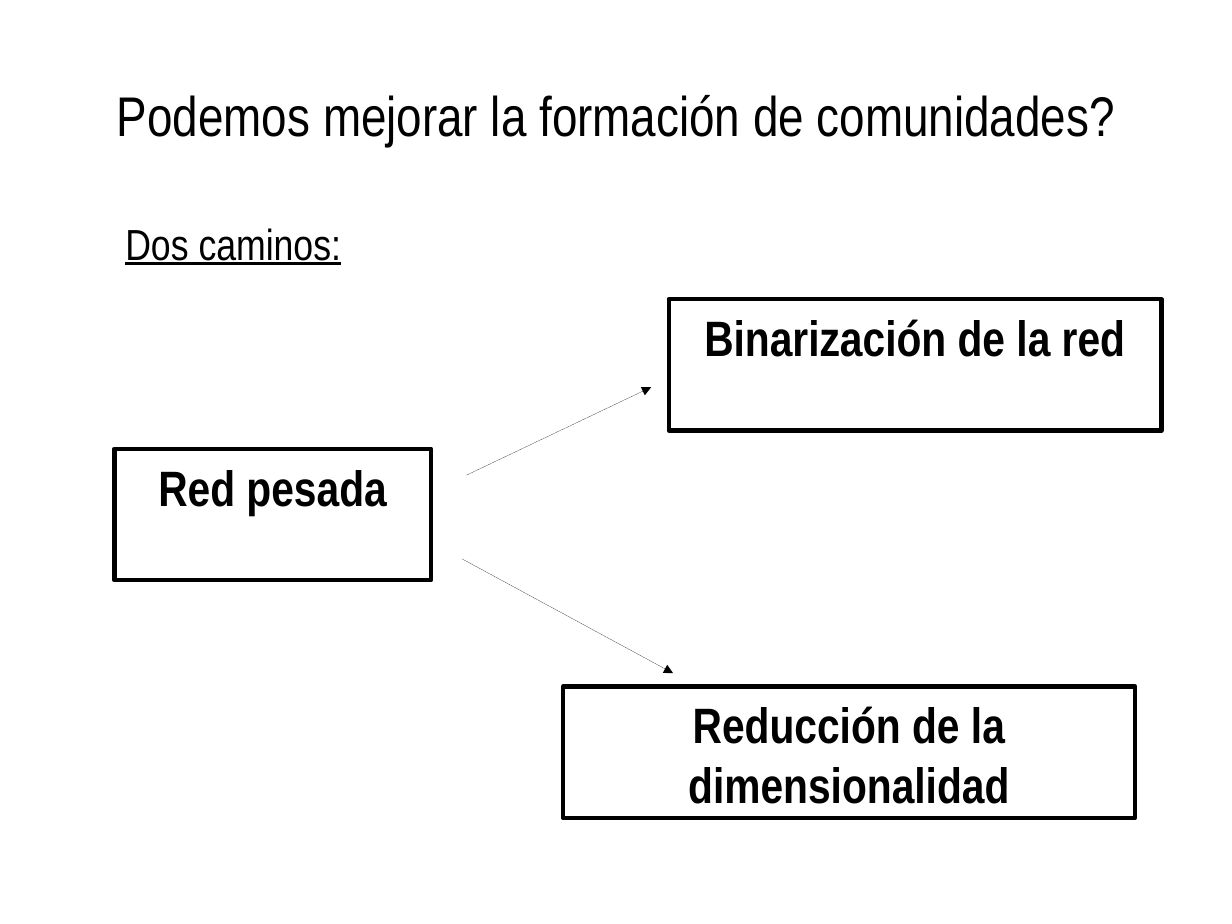
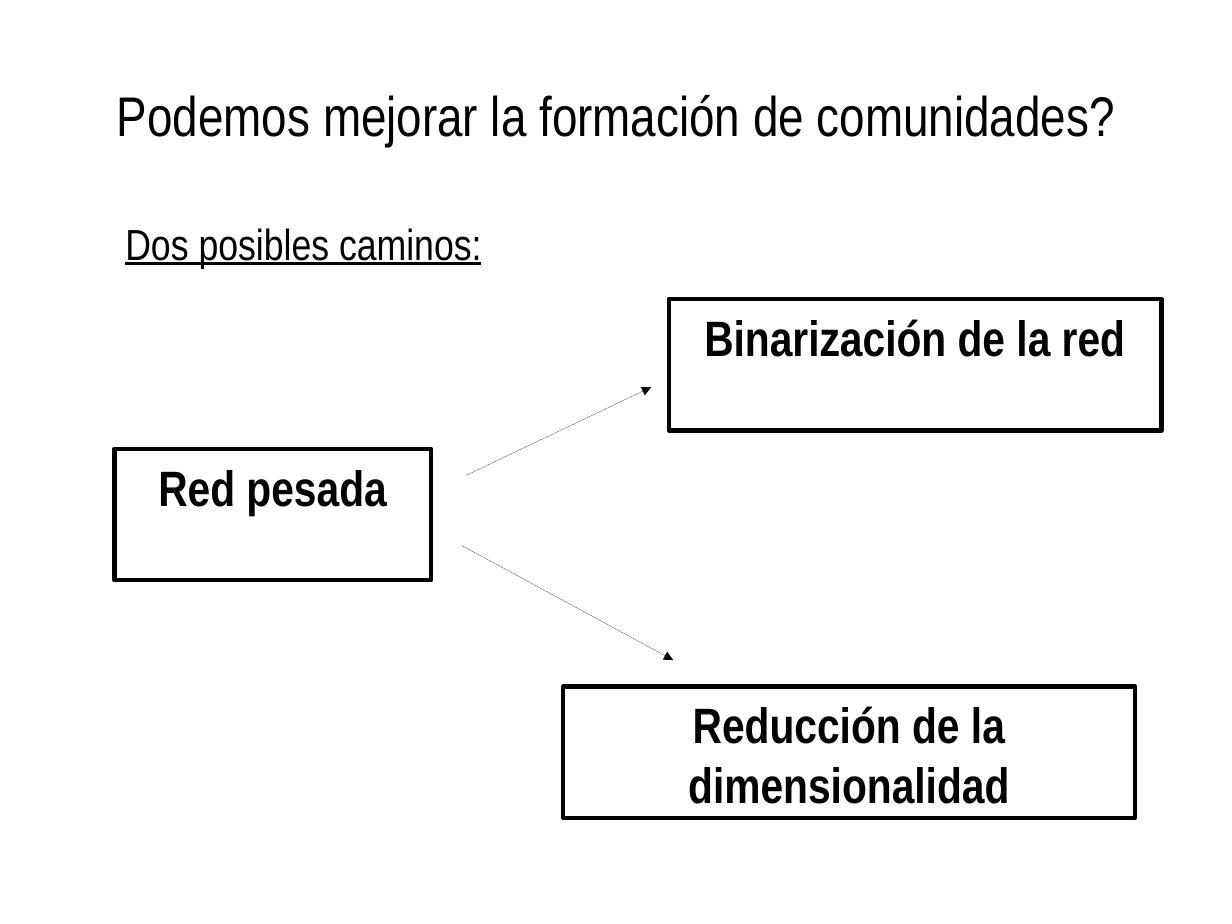
Before and after one commit to spinto88/Analisis_notas, a slide deck: slide 29 of Presentacion_analisis.odp (slide 26 before the commit). Drawn at 1232x924 pixels with LibreOffice and Linux fonts; fonts in the diff are those of the drawing. Boxes give left, top, right and bottom in pixels: in the first picture for what was removed or moved away, otherwise in the second. Text is boxed around its words. In the diff, an @@ line names an element or a change of style, - is before the commit and + after.

```diff
--- a/Presentacion_analisis.odp
+++ b/Presentacion_analisis.odp
@@ text at <box>125,228,481,268</box>: text changed @@
-Dos caminos:
+Dos posibles caminos:
@@ arrow moved from (462, 559) - (673, 673) to (462, 546) - (673, 661) @@
```
Also in this commit, not shown: 5 other slides changed, 3 slides added, 5 other files.
